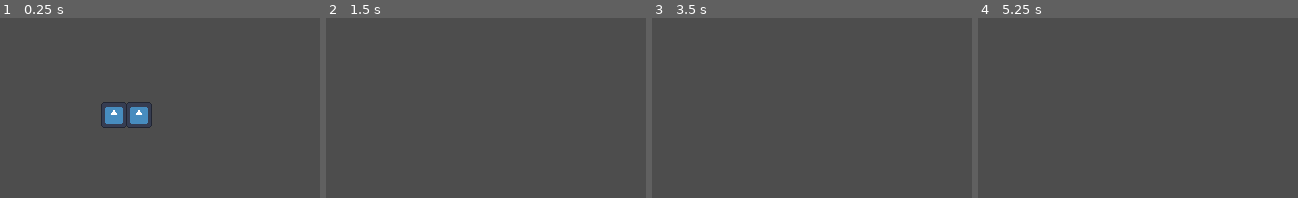
Above: before the commit, frames 1-4 (left to right).
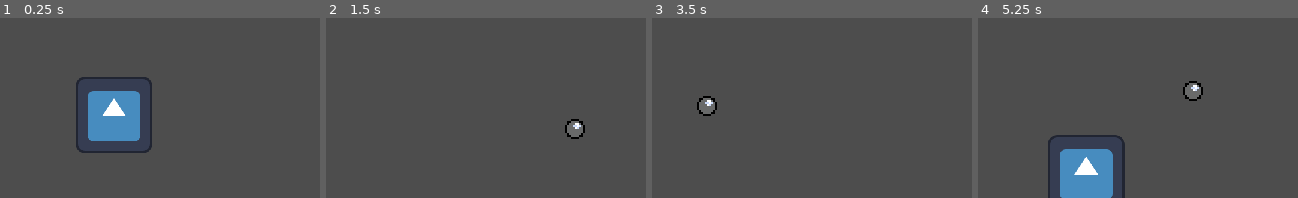
Above: after the commit, the same moments.

Repository: banyaroo26/roguelike
Game: Godot game, scene res://scenes/world.tscn
Same seed, same stepped clock (60 frames per second), same inputs: the game is played once before the commit and once after it. Before the commit the project starts from res://scenes/player.tscn. The engine's default icon, where the game draws it, is replaced by a stand-in: a white triangle on a blue panel in a dark square.
Inputs (mouse positions are in pixels of both pictures, inside the frame that each line leads up to):
- Up to frame 1 (0.25 s): no input
- Up to frame 2 (1.5 s): tap Enter at 0.5 s; move the mouse to (556, 99) at 0.52 s; hold D (right) 0.53-1.28 s; click (556, 99) at 0.6 s; move the mouse to (422, 117) at 1.27 s; hold S (down) from 1.28 s (still down); click (422, 117) at 1.35 s
- Up to frame 3 (3.5 s): move the mouse to (844, 68) at 2.02 s; release S (down) at 2.03 s; hold D (right) 2.03-2.78 s; click (844, 68) at 2.1 s; move the mouse to (796, 144) at 2.77 s; hold W (up) from 2.78 s (still down); click (796, 144) at 2.85 s
- Up to frame 4 (5.25 s): move the mouse to (1234, 135) at 3.52 s; release W (up) at 3.53 s; hold A (left) 3.53-5.03 s; click (1234, 135) at 3.6 s; move the mouse to (1042, 81) at 4.27 s; click (1042, 81) at 4.35 s; move the mouse to (1154, 108) at 5.02 s; hold S (down) from 5.03 s (still down); click (1154, 108) at 5.1 s

The runs differ from the first frame. In frame 1, 5.2% of the frame differs, in the area x 23-48%, y 32-75%; in frame 2, 0.6%; in frame 3, 0.6%; in frame 4, 5.8%, in the area x 21-71%, y 35-100%.

Commit message:
adds issac style shooting mechanic

Diff:
--- a/project.godot
+++ b/project.godot
@@ -11,7 +11,7 @@
 [application]
 
 config/name="roguelike"
-run/main_scene="uid://dftrpkfy22rxb"
+run/main_scene="uid://dery62qhofpkq"
 config/features=PackedStringArray("4.5", "GL Compatibility")
 boot_splash/image="uid://ciue7q8q2wrs6"
 config/icon="res://icon.svg"
--- a/scenes/bullet.gd
+++ /dev/null
@@ -1,14 +0,0 @@
-extends Area2D
-
-const SPEED = 750
-@onready var direction = Vector2.ZERO
-
-func _physics_process(delta):
-	if direction.x == 0:
-		position += transform.x * direction.x * SPEED * delta
-
-
-#func _on_Bullet_body_entered(body):
-#	if body.is_in_group("mobs"):
-#		body.queue_free()
-#	queue_free()
--- a/scenes/bullet.tscn
+++ b/scenes/bullet.tscn
@@ -1,18 +1,19 @@
 [gd_scene load_steps=4 format=3 uid="uid://67sfyf6wvi76"]
 
-[ext_resource type="Script" uid="uid://dnvfdkpiyatrs" path="res://scenes/bullet.gd" id="1_y25gk"]
-[ext_resource type="Texture2D" uid="uid://b506qicevxhxt" path="res://assets/ball.png" id="2_l5glv"]
+[ext_resource type="Script" uid="uid://dnvfdkpiyatrs" path="res://scripts/bullet.gd" id="1_y25gk"]
+[ext_resource type="Texture2D" uid="uid://b506qicevxhxt" path="res://assets/bullet.png" id="2_l5glv"]
 
 [sub_resource type="CircleShape2D" id="CircleShape2D_7s4qf"]
 radius = 4.1231055
 
-[node name="Ball" type="Area2D"]
+[node name="Bullet" type="CharacterBody2D"]
 position = Vector2(86, 71)
 script = ExtResource("1_y25gk")
 metadata/_edit_group_ = true
 
 [node name="Sprite" type="Sprite2D" parent="."]
 texture_filter = 1
+scale = Vector2(2, 2)
 texture = ExtResource("2_l5glv")
 
 [node name="CollisionShape" type="CollisionShape2D" parent="."]
--- a/scenes/player.tscn
+++ b/scenes/player.tscn
@@ -1,31 +1,22 @@
-[gd_scene load_steps=8 format=3 uid="uid://dftrpkfy22rxb"]
+[gd_scene load_steps=7 format=3 uid="uid://dftrpkfy22rxb"]
 
-[ext_resource type="Script" uid="uid://c522v7i005ncd" path="res://scripts/player.gd" id="1_g2els"]
-[ext_resource type="Script" uid="uid://dohgdh1pdujhm" path="res://scripts/finite_state_machine.gd" id="2_qhqgy"]
-[ext_resource type="Script" uid="uid://ckbeflyi2hhn2" path="res://scripts/player_run.gd" id="3_qhqgy"]
-[ext_resource type="Script" uid="uid://kkw66qerykm4" path="res://scenes/player_marker.gd" id="3_tuyoq"]
-[ext_resource type="Script" uid="uid://bq23wm6wx07r2" path="res://scripts/player_idle.gd" id="4_dqkch"]
+[ext_resource type="Script" uid="uid://c522v7i005ncd" path="res://scripts/player/player.gd" id="1_g2els"]
+[ext_resource type="Script" uid="uid://dohgdh1pdujhm" path="res://scripts/fsm/finite_state_machine.gd" id="2_qhqgy"]
+[ext_resource type="Script" uid="uid://ckbeflyi2hhn2" path="res://scripts/player/player_run.gd" id="3_qhqgy"]
+[ext_resource type="Script" uid="uid://bq23wm6wx07r2" path="res://scripts/player/player_idle.gd" id="4_dqkch"]
 [ext_resource type="Texture2D" uid="uid://1d7eexj3bkmg" path="res://icon.svg" id="5_qlg0r"]
-[ext_resource type="Script" uid="uid://bcj5sh11f24xe" path="res://scenes/player_attack.gd" id="7_fjrip"]
+[ext_resource type="Script" uid="uid://bcj5sh11f24xe" path="res://scripts/player/player_attack.gd" id="7_fjrip"]
 
 [node name="Player" type="CharacterBody2D"]
 position = Vector2(114, 97)
 script = ExtResource("1_g2els")
-metadata/_edit_group_ = true
 
 [node name="Sprite" type="Sprite2D" parent="."]
 texture_filter = 1
-scale = Vector2(0.2, 0.2)
+scale = Vector2(0.6, 0.6)
 texture = ExtResource("5_qlg0r")
 
 [node name="Marker" type="Marker2D" parent="."]
-position = Vector2(32, -1)
-script = ExtResource("3_tuyoq")
-
-[node name="Sprite" type="Sprite2D" parent="Marker"]
-texture_filter = 1
-scale = Vector2(0.2, 0.2)
-texture = ExtResource("5_qlg0r")
 
 [node name="FiniteStateMachine" type="Node" parent="." node_paths=PackedStringArray("initial_state")]
 script = ExtResource("2_qhqgy")
--- a/scenes/player_attack.gd
+++ /dev/null
@@ -1,17 +0,0 @@
-extends State
-class_name PlayerAttack
-
-@export var player: CharacterBody2D
-@export var marker: Marker2D
-
-func Enter():
-	print("entered attack state")
-
-func Exit():
-	pass
-
-func PhysicsProcess(_delta):
-	pass
-
-func Process(_delta):
-	pass
--- a/scenes/player_marker.gd
+++ /dev/null
@@ -1,9 +0,0 @@
-extends Marker2D
-
-@onready var bullet_template = preload("res://scenes/bullet.tscn")
-
-const COORD_1 = 25
-const COORD_2 = 0
-
-func _ready():
-	self.position = Vector2(COORD_1, COORD_2)
--- /dev/null
+++ b/scenes/world.tscn
@@ -0,0 +1,7 @@
+[gd_scene load_steps=2 format=3 uid="uid://dery62qhofpkq"]
+
+[ext_resource type="PackedScene" uid="uid://dftrpkfy22rxb" path="res://scenes/player.tscn" id="1_nnsk1"]
+
+[node name="World" type="Node2D"]
+
+[node name="Player" parent="." instance=ExtResource("1_nnsk1")]
--- /dev/null
+++ b/scripts/bullet.gd
@@ -0,0 +1,12 @@
+extends CharacterBody2D
+
+const SPEED = 1000
+var target_position
+
+func _ready():
+	pass
+
+func _physics_process(delta):
+	velocity = target_position * SPEED
+	# velocity += target_positin * SPEED
+	move_and_slide()
--- /dev/null
+++ b/scripts/player/player.gd
@@ -0,0 +1,12 @@
+extends CharacterBody2D
+
+const SPEED = 350
+
+func _ready():
+	pass
+
+func _physics_process(delta):
+	move_and_slide()
+
+func _process(delta):
+	pass
--- /dev/null
+++ b/scripts/player/player_attack.gd
@@ -0,0 +1,35 @@
+extends State
+class_name PlayerAttack
+
+@export var player: CharacterBody2D
+@export var marker: Marker2D
+
+@onready var world = player.get_parent()
+@onready var bullet_template = preload("res://scenes/bullet.tscn")
+
+var mouse_global_pos
+var marker_global_pos
+
+func shoot():
+	"""
+	Bullets will be shot towards the mouse.
+	target direction = normalize(targe pos - player pos)
+	"""
+	var bullet 		  = bullet_template.instantiate()
+	marker_global_pos = marker.global_position
+	bullet.position   = marker_global_pos
+	mouse_global_pos  = world.get_global_mouse_position()
+	bullet.target_position = (mouse_global_pos - marker_global_pos).normalized()
+	world.add_child(bullet)
+
+func Enter():
+	shoot()
+
+func PhysicsProcess(_delta):
+	transition.emit(self, "PlayerIdle")
+
+func Process(_delta):
+	pass
+
+func Exit():
+	pass
--- a/scripts/player_idle.gd
+++ b/scripts/player/player_idle.gd
@@ -4,18 +4,18 @@
 @export var player: CharacterBody2D
 
 func Enter():
-	print("entered idle state")
+	pass
 
 func Exit():
 	pass
 
 func PhysicsProcess(_delta):
+	# If there is wasd input, go to run state
 	var input_direction = Input.get_vector("left", "right", "up", "down")
-
-	# If there is movement input, go to run state
 	if input_direction:
 		transition.emit(self, "PlayerRun")
 
+	# If LMB input, go to attack state
 	var attack_input = Input.is_action_just_pressed("lmb")
 	if attack_input:
 		transition.emit(self, "PlayerAttack")
--- a/scripts/player_run.gd
+++ b/scripts/player/player_run.gd
@@ -4,7 +4,7 @@
 @export var player: CharacterBody2D
 
 func Enter():
-	print("entered run state")
+	pass
 
 func Exit():
 	pass
@@ -12,12 +12,13 @@
 func PhysicsProcess(_delta):
 	var input_direction = Input.get_vector("left", "right", "up", "down")
 
-	# if there is no input, move to idle state
+	# If there is no input, go to idle state
 	if not input_direction:
 		transition.emit(self, "PlayerIdle")
 	else:
 		player.velocity = input_direction * player.SPEED
 
+	# If LMB input, go to attack state
 	var attack_input = Input.is_action_just_pressed("lmb")
 	if attack_input:
 		transition.emit(self, "PlayerAttack")
--- a/scripts/player.gd
+++ b/scripts/world.gd
@@ -1,12 +1,11 @@
-extends CharacterBody2D
-
-const SPEED = 250
+extends Node
+class_name World
 
 func _ready():
 	pass
 
 func _physics_process(delta):
-	move_and_slide()
+	pass
 
 func _process(delta):
 	pass
Not shown, removed: assets/ball.png.import
Renamed: assets/ball.png -> assets/bullet.png
Not shown, changed: assets/bullet.png.import
Not shown, removed: scenes/player_marker.gd.uid
Renamed: scenes/bullet.gd.uid -> scripts/bullet.gd.uid
Renamed: scripts/finite_state_machine.gd -> scripts/fsm/finite_state_machine.gd
Renamed: scripts/finite_state_machine.gd.uid -> scripts/fsm/finite_state_machine.gd.uid
Renamed: scripts/state.gd -> scripts/fsm/state.gd
Renamed: scripts/state.gd.uid -> scripts/fsm/state.gd.uid
Renamed: scripts/player.gd.uid -> scripts/player/player.gd.uid
Renamed: scenes/player_attack.gd.uid -> scripts/player/player_attack.gd.uid
Renamed: scripts/player_idle.gd.uid -> scripts/player/player_idle.gd.uid
(and 2 more such lines)
